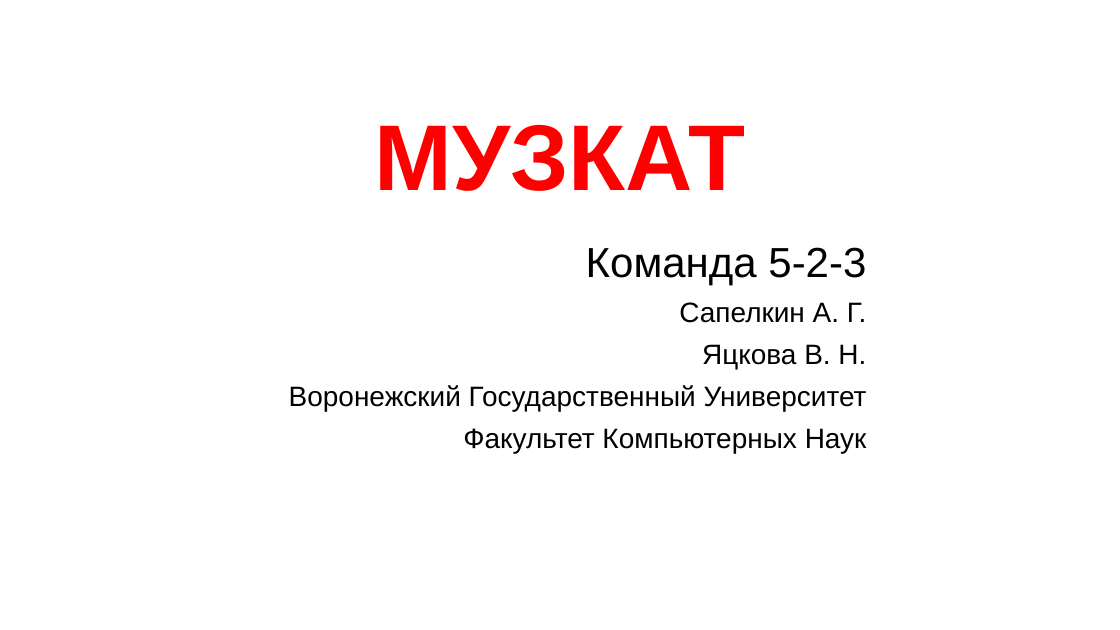
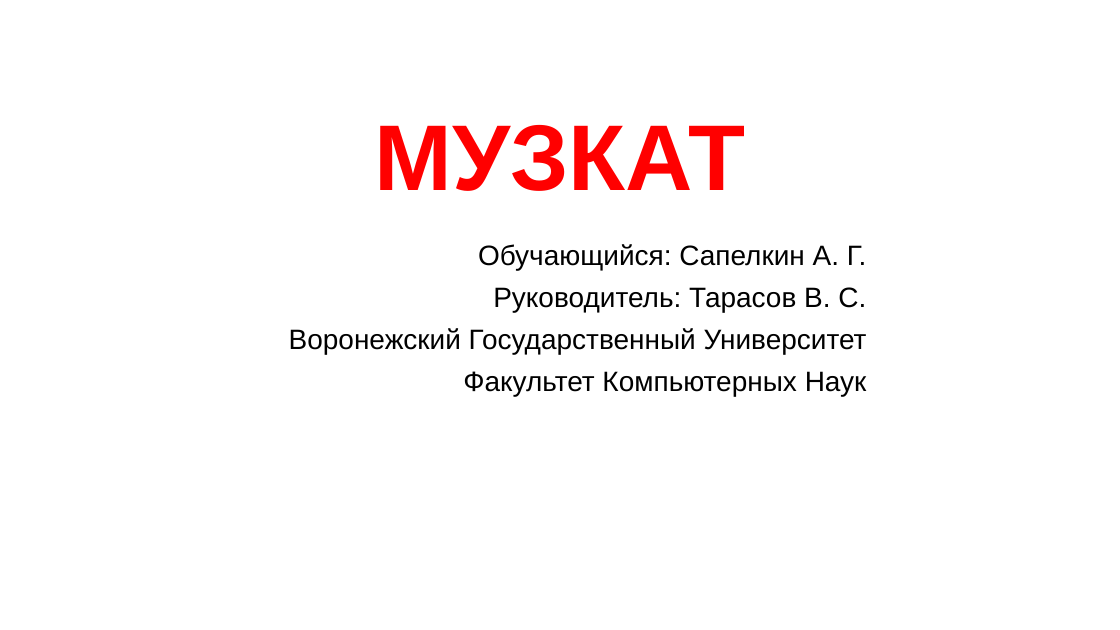
Before and after one commit to Lizurt/Muzkat, a slide deck: slide 10 of docs/ppt.pptx. Drawn at 1120x630 pixels with LibreOffice and Linux fonts; fonts in the diff are those of the drawing; background and template pictures are left out. Boxes give left, top, right and bottom in pixels: in the first picture for what was removed or moved away, otherwise in the second. Text is boxed around its words. In the diff, an @@ line names an element or a change of style, - is before the commit and + after.

Commit message:
a small fix for .pptx

```diff
--- a/docs/ppt.pptx
+++ b/docs/ppt.pptx
@@ subtitle at [478, 244, 866, 312]: text changed @@
-Команда 5-2-3
-Сапелкин А. Г.
-Яцкова В. Н.
+Обучающийся: Сапелкин А. Г.
+Руководитель: Тарасов В. С.
```
Also in this commit, not shown: 8 other slides changed, 1 slide added, 1 slide removed.
